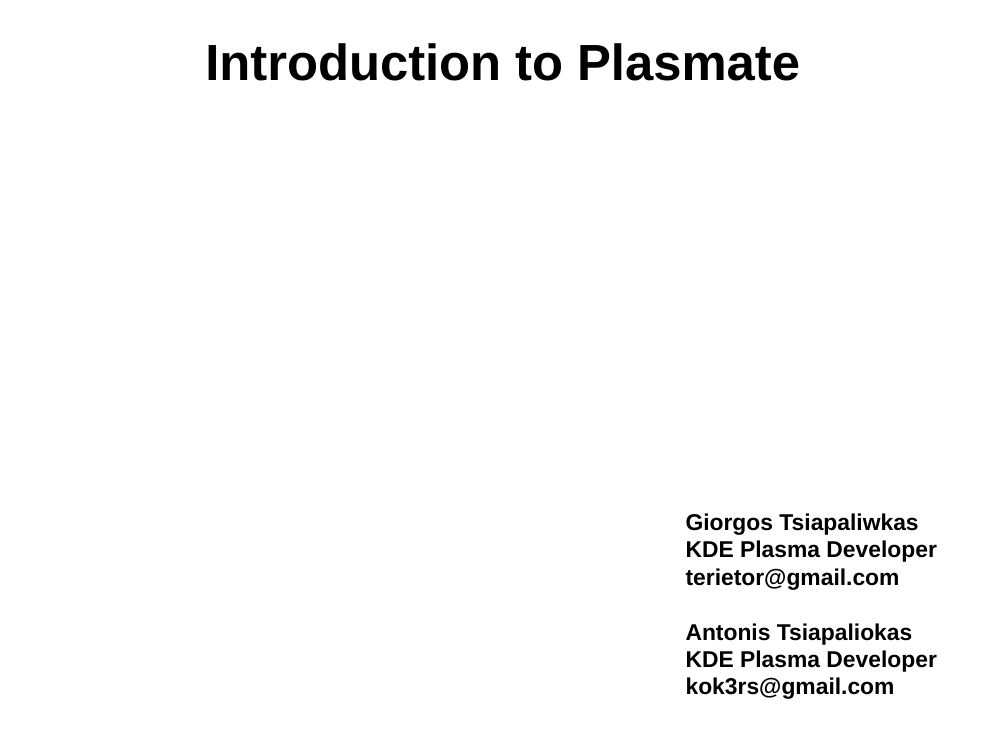
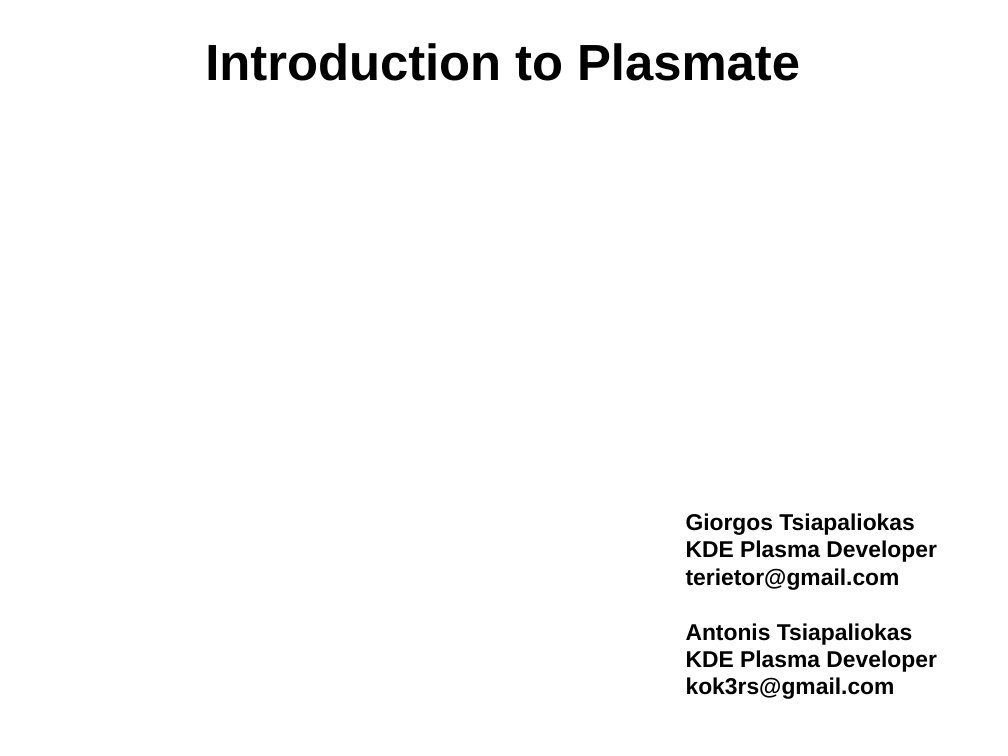
Before and after one commit to gtsiap/presenations, a slide deck: slide 1 of openSUSE gr Summer Camp 2012/plasmate.odp. Drawn at 1008x756 pixels with LibreOffice and Linux fonts; fonts in the diff are those of the drawing; background and template pictures are left out. Boxes give left, top, right and bottom in pixels: in the first picture for what was removed or moved away, otherwise in the second. Text is boxed around its words. In the diff, an @@ line names an element or a change of style, - is before the commit and + after.

Commit message:
update

```diff
--- a/openSUSE gr Summer Camp 2012/plasmate.odp
+++ b/openSUSE gr Summer Camp 2012/plasmate.odp
@@ text at (686, 513, 914, 535): text changed @@
-Giorgos Tsiapaliwkas
+Giorgos Tsiapaliokas
```
